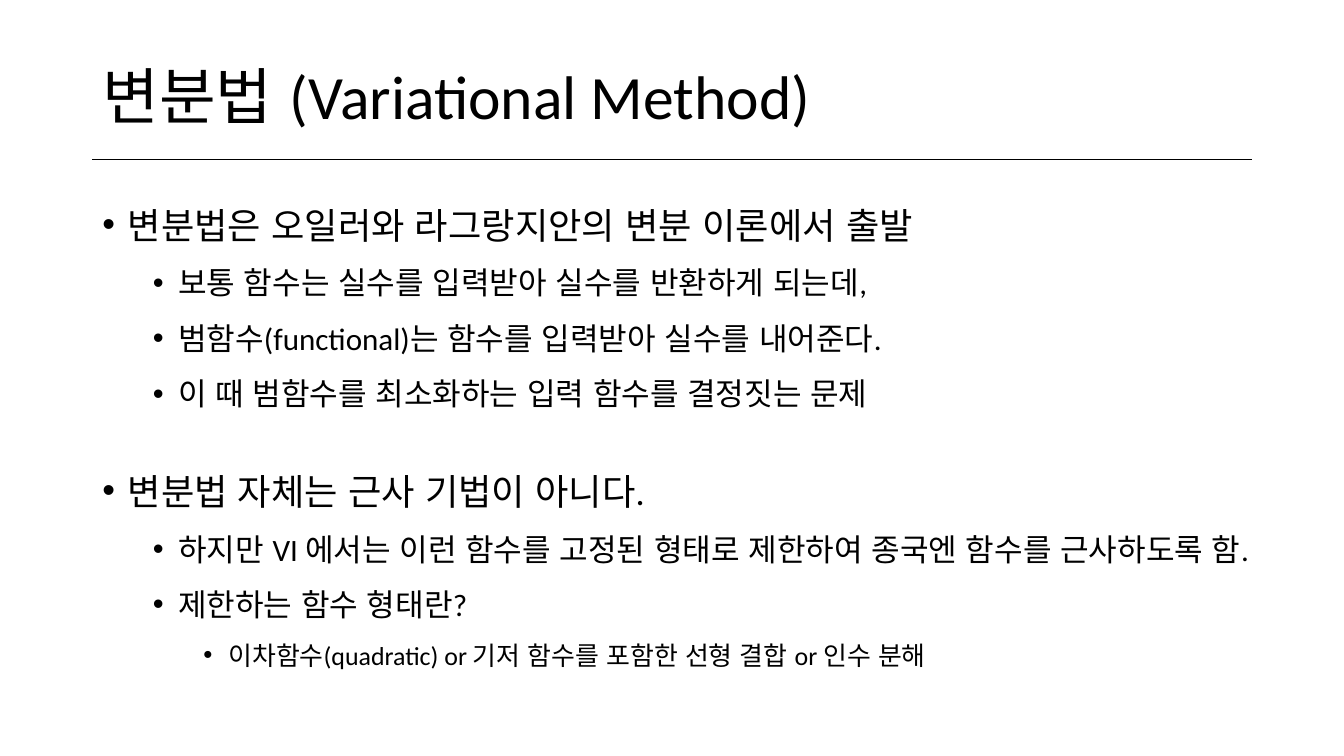
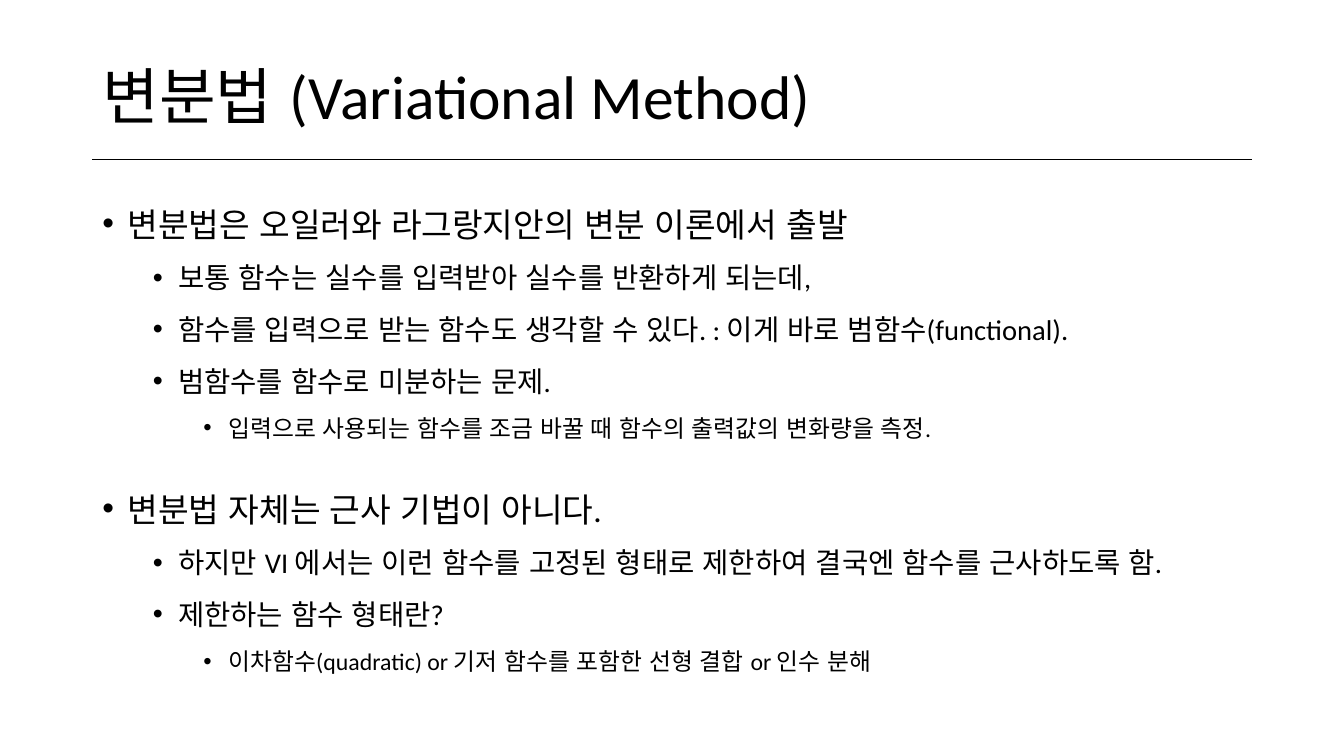
Before and after one commit to norman3/vi, a slide deck: slide 50 of vi.pptx (slide 49 before the commit). Drawn at 1344x756 pixels with LibreOffice and Linux fonts; fonts in the diff are those of the drawing. Boxes give left, top, right and bottom in pixels: in the first picture for what was removed or moved away, otherwise in the second. Text is boxed around its words. In the diff, an @@ line names an element or a change of style, - is before the commit and + after.

```diff
--- a/vi.pptx
+++ b/vi.pptx
@@ text at (128, 209, 871, 674): size 25.9 to 23.8 pt in "변분법은 오일러와 라그랑지안의 변분 이론에서 출발", "변분법 자체는 근사 기법이 아니다."; size 22.2 to 20.4 pt in "보통 함수는 실수를 입력받아 실수를 반환하게 되는데,", "제한하는 함수 형태란?"; size 18.5 to 17 pt in "이차함수(quadratic) or 기저 함수를 포함한 선형 결합 ..." @@
@@ text at (178, 316, 1068, 439): text changed; size 22.2 to 20.4 pt @@
-  • 범함수(functional)는 함수를 입력받아 실수를 내어준다.
-  • 이 때 범함수를 최소화하는 입력 함수를 결정짓는 문제
+  • 함수를 입력으로 받는 함수도 생각할 수 있다. : 이게 바로 범함수(functional).
+  • 범함수를 함수로 미분하는 문제.
+    • 입력으로 사용되는 함수를 조금 바꿀 때 함수의 출력값의 변화량을 측정.
@@ text at (178, 549, 1162, 576): text changed; size 22.2 to 20.4 pt @@
-  • 하지만 VI 에서는 이런 함수를 고정된 형태로 제한하여 종국엔 함수를 근사하도록 함.
+  • 하지만 VI 에서는 이런 함수를 고정된 형태로 제한하여 결국엔 함수를 근사하도록 함.
```
Also in this commit, not shown: 2 other slides changed, 3 slides added, 1 other file.
